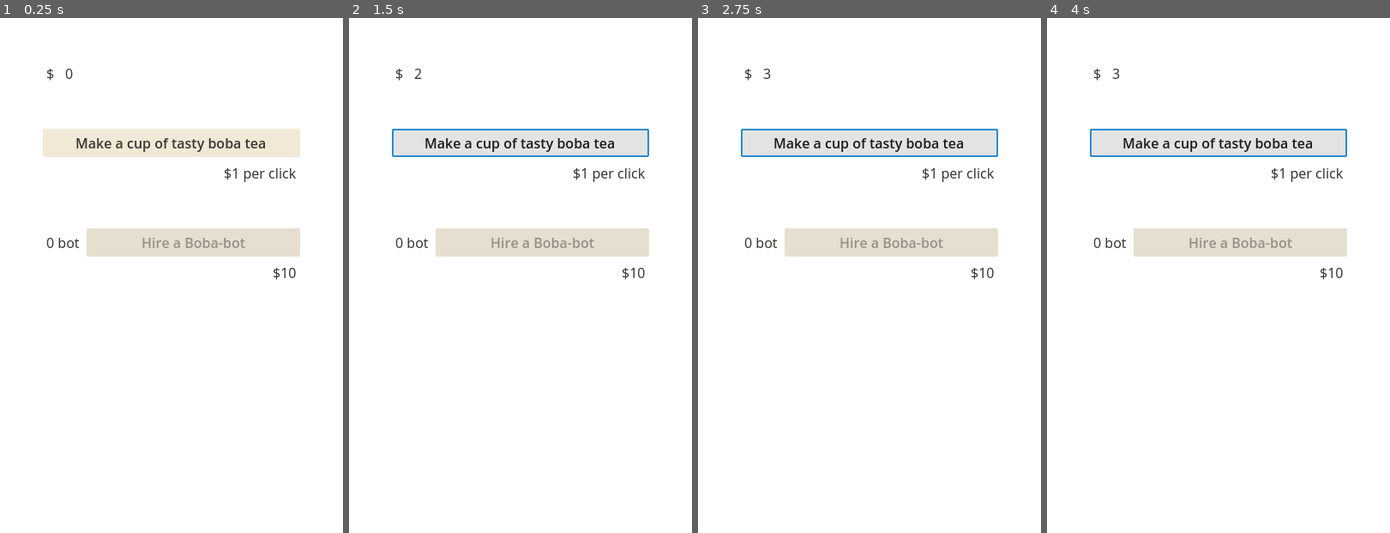
Above: before the commit, frames 1-4 (left to right).
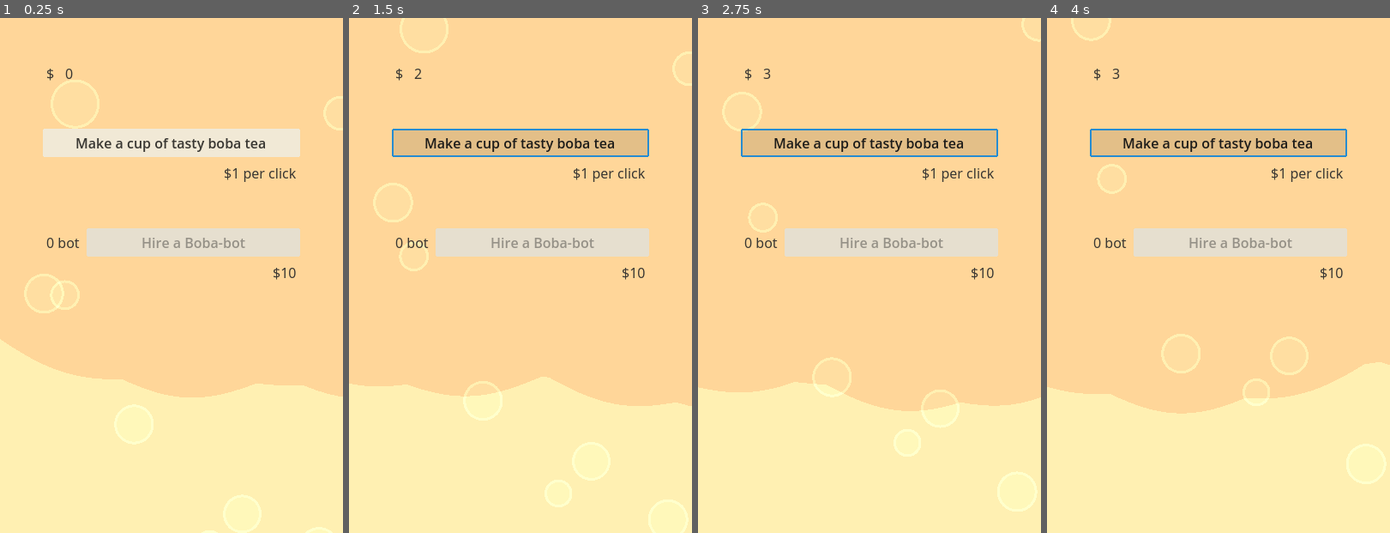
Above: after the commit, the same moments.

Repository: prutmongkol/simple-clicker
Game: Godot game, scene res://main.tscn
Same seed, same stepped clock (60 frames per second), same inputs: the game is played once before the commit and once after it. Before the commit the project has no main scene; this scene is started directly in both runs.
Inputs:
- Up to frame 1 (0.25 s): no input
- Up to frame 2 (1.5 s): click "Make a cup of tasty boba tea" at 0.5 s; click "Make a cup of tasty boba tea" at 1.25 s
- Up to frame 3 (2.75 s): click "Make a cup of tasty boba tea" at 2 s
- Up to frame 4 (4 s): no input

The runs differ from the first frame. In frame 1, 92% of the frame differs, in the area x 0-100%, y 0-100%; in frame 2, 96%; in frame 3, 96%; in frame 4, 96%.

Commit message:
add background shader

Diff:
--- /dev/null
+++ b/background.gdshader
@@ -0,0 +1,42 @@
+shader_type canvas_item;
+
+uniform vec3 background_color: source_color = vec3(1.0, 0.84, 0.60);
+
+float get_particle_x(int i) {
+	return (sin(float(i)) * 0.5) * (sin(float(i) * 6.0) +  0.5) * 1.75 + 0.5;
+}
+
+void vertex() {
+}
+
+void fragment() {
+	// Called for every pixel the material is visible on.
+	vec3 col = background_color;
+
+	// Wave animation, layered sin waves
+	float sine = sin(UV.x * 2.0 + (TIME * 0.3)) * 0.1 + 0.6;
+	float sine_2 = abs(sin(UV.x * 5.0 + (TIME * 0.8)) * 0.05);
+	float sine_3 = abs(sin(UV.x * 12.0 + (TIME * 1.2)) * 0.02);
+	float mask = 1.0 - step(UV.y, sine + sine_2 + sine_3);
+	col += mask * 0.1;
+
+	// BUBBLES!
+	for (int i = 1; i < 20; i++) {
+		float particle_x = get_particle_x(i);
+		float time_offset = get_particle_x(i+2) * 40.0;
+		float speed_offset = get_particle_x(i+3) * 0.75;
+		float scale_factor = get_particle_x(i+5) * 0.01;
+
+		// Generate a particle position that animates upward based on values generated above
+		vec2 particle = vec2(particle_x, (fract((TIME + time_offset) * (-0.06 * speed_offset)) * 2.0) - 0.5);
+
+		// Generate circles based on length from point in UV
+		float circle = step(length(UV - particle), 0.04 - scale_factor);
+		float inner_circle = step(length(UV - particle), (0.04 - scale_factor) - 0.005);
+
+		// Add lighter bubble
+		col += (circle - (inner_circle * 0.7)) * 0.1;
+	}
+
+	COLOR = vec4(col, 1.0);
+}
--- a/main.tscn
+++ b/main.tscn
@@ -1,7 +1,15 @@
-[gd_scene load_steps=3 format=3 uid="uid://chubhswcrpxef"]
+[gd_scene load_steps=6 format=3 uid="uid://chubhswcrpxef"]
 
 [ext_resource type="Script" path="res://main.gd" id="1_1lbpy"]
 [ext_resource type="Theme" uid="uid://csjh4578yf0ar" path="res://main.theme" id="1_k65k0"]
+[ext_resource type="Shader" path="res://background.gdshader" id="3_hdw7c"]
+
+[sub_resource type="GDScript" id="GDScript_apg5f"]
+
+[sub_resource type="ShaderMaterial" id="ShaderMaterial_sb7e0"]
+shader = ExtResource("3_hdw7c")
+shader_parameter/background_color = Color(1, 0.84, 0.6, 1)
+script = SubResource("GDScript_apg5f")
 
 [node name="main" type="Control"]
 layout_mode = 3
@@ -9,9 +17,10 @@
 theme = ExtResource("1_k65k0")
 script = ExtResource("1_1lbpy")
 
-[node name="ColorRect" type="ColorRect" parent="."]
+[node name="Background" type="ColorRect" parent="."]
+material = SubResource("ShaderMaterial_sb7e0")
 layout_mode = 0
-offset_right = 400.0
+offset_right = 600.0
 offset_bottom = 600.0
 
 [node name="VBoxContainer" type="VBoxContainer" parent="."]
--- a/project.godot
+++ b/project.godot
@@ -11,6 +11,7 @@
 [application]
 
 config/name="Boba Clicker"
+run/main_scene="res://main.tscn"
 config/features=PackedStringArray("4.3", "GL Compatibility")
 config/icon="res://icon.svg"
 
